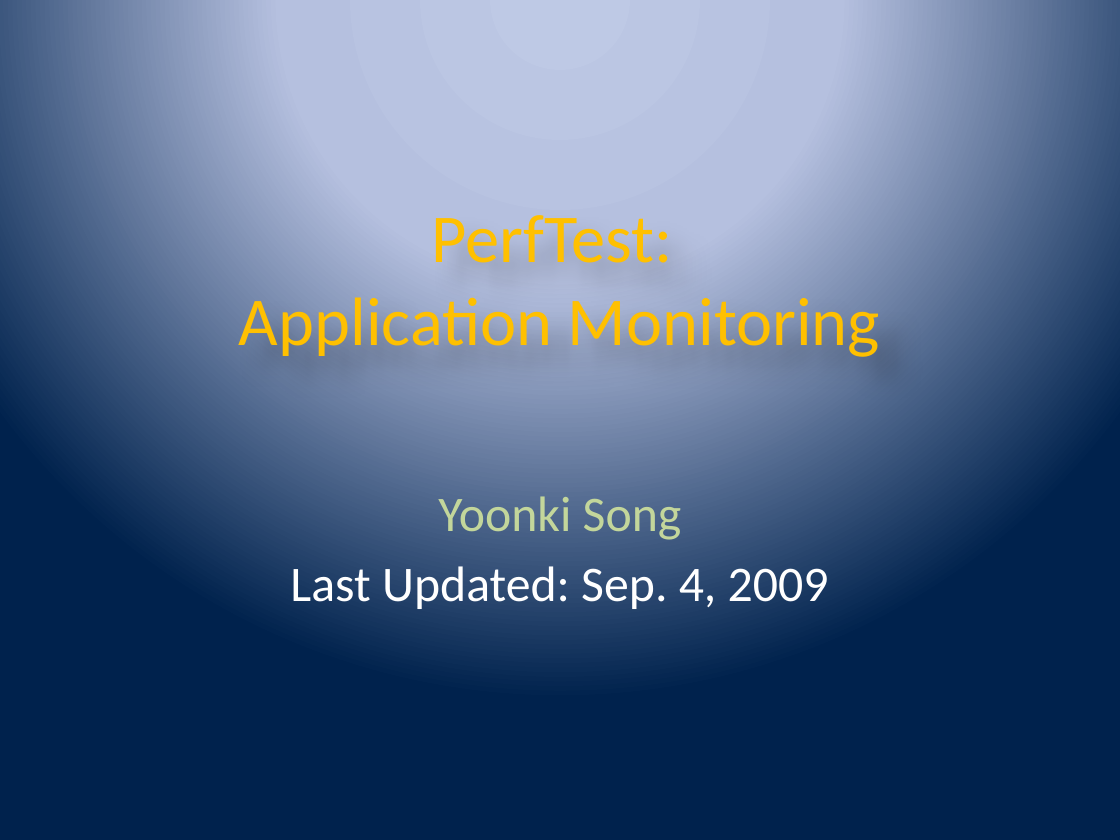
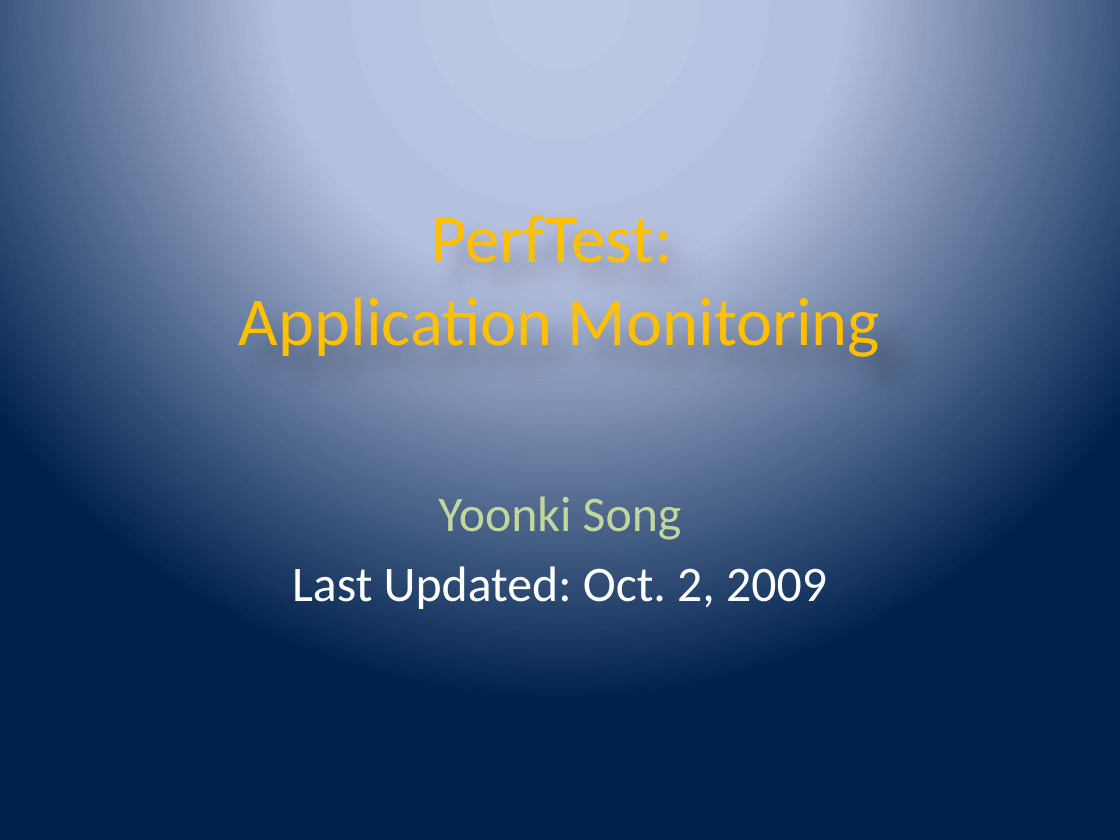
Before and after one commit to wsgan001/asegrp, a slide deck: slide 1 of papers/DRCPA/docs/PerfTest - Application Monitoring.pptx. Drawn at 1120x840 pixels with LibreOffice and Linux fonts; fonts in the diff are those of the drawing. Boxes give left, top, right and bottom in pixels: in the first picture for what was removed or moved away, otherwise in the second. Text is boxed around its words. In the diff, an @@ line names an element or a change of style, - is before the commit and + after.

```diff
--- a/papers/DRCPA/docs/PerfTest - Application Monitoring.pptx
+++ b/papers/DRCPA/docs/PerfTest - Application Monitoring.pptx
@@ subtitle at <box>292,566,827,609</box>: text changed @@
-Last Updated: Sep. 4, 2009
+Last Updated: Oct. 2, 2009
```
Also in this commit, not shown: 4 other slides changed, 14 slides added, 17 slides removed, 1 other file.
